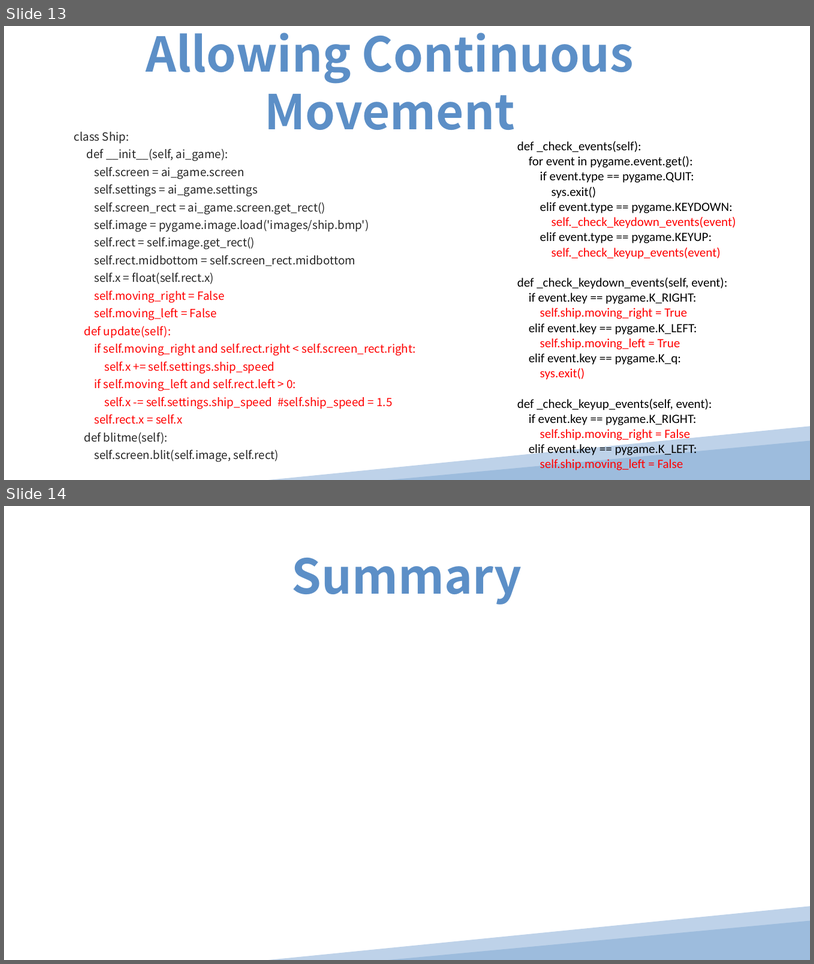
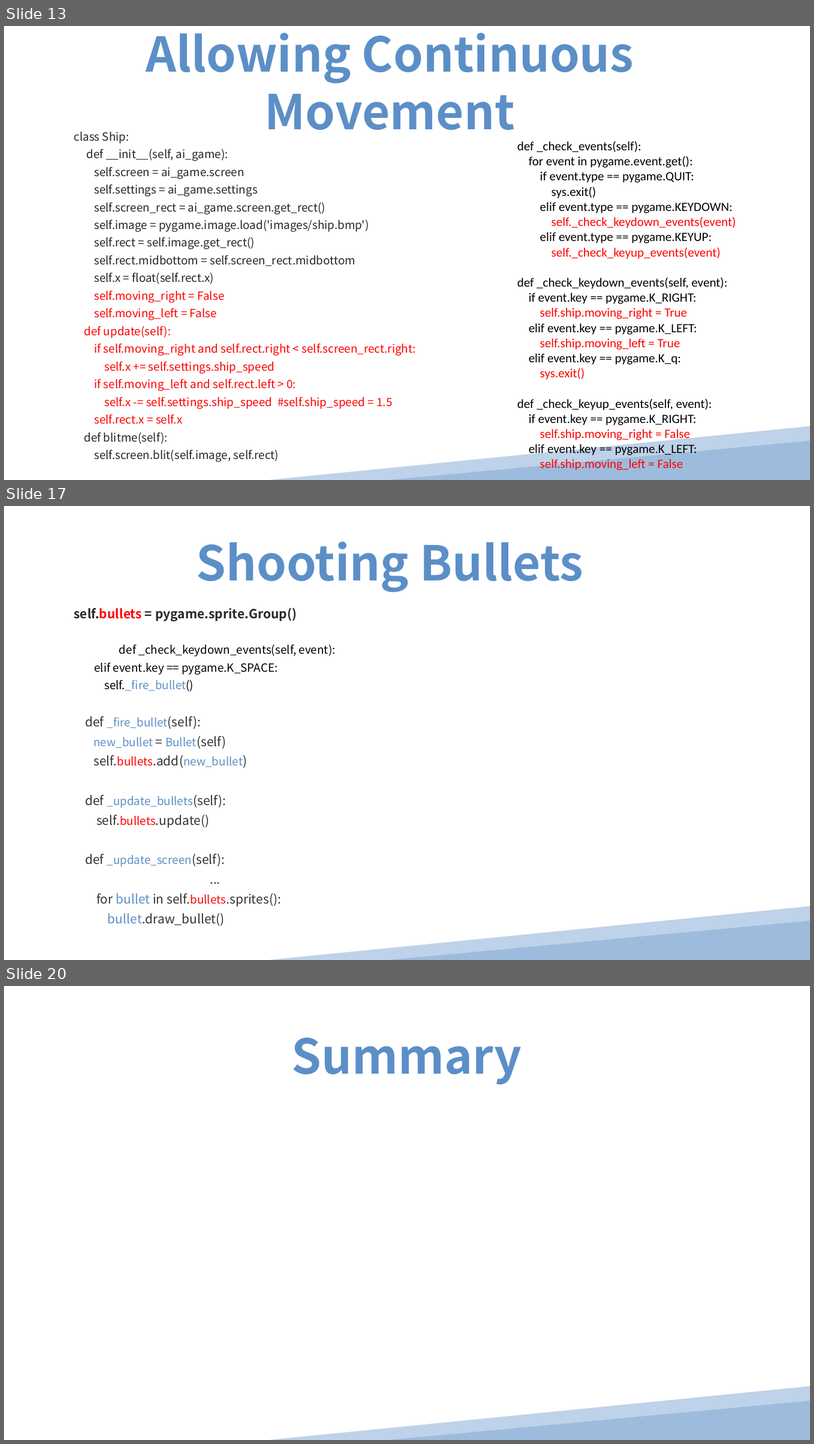
Before and after one commit to pinglee0/py, a slide deck: Chapter 12.ppt. Shown one above the other, each under a label of ours: slides 13 and 14 before the commit, slides 13, 17 and 20 after it; the slides between them are not shown. The pictures are 814x964 and 814x1444 pixels, drawn with LibreOffice and Linux fonts; fonts in the diff are those of the drawing. Boxes give left, top, right and bottom in pixels: in the first picture for what was removed or moved away, otherwise in the second. Text is boxed around its words. In the diff, an @@ line names an element or a change of style, - is before the commit and + after.

```diff
--- a/Chapter 12.ppt
+++ b/Chapter 12.ppt
@@ slide 17 added at bbox=[4, 506, 810, 960], background #FFFFFF @@
@@ title added at bbox=[196, 541, 584, 592], 76 pt, text #5C8FC7, bold @@
+Shooting Bullets
@@ text added at bbox=[74, 607, 336, 925], 18 pt, text #333333 @@
+self.bullets = pygame.sprite.Group()
+def _check_keydown_events(self, event):
+elif event.key == pygame.K_SPACE:
+self._fire_bullet()
+def _fire_bullet(self):
+new_bullet = Bullet(self)
+self.bullets.add(new_bullet)
+def _update_bullets(self):
+self.bullets.update()
+def _update_screen(self):
+...
+for bullet in self.bullets.sprites():
+bullet.draw_bullet()
@@ freeform shape added at bbox=[269, 906, 810, 960], fill #BED2E9 @@
@@ triangle added at bbox=[389, 920, 810, 960], fill #9DBCDD @@
@@ what was slide 14 is now slide 20 @@
```
Also in this commit, not shown: 5 other slides added, 37 other files.
